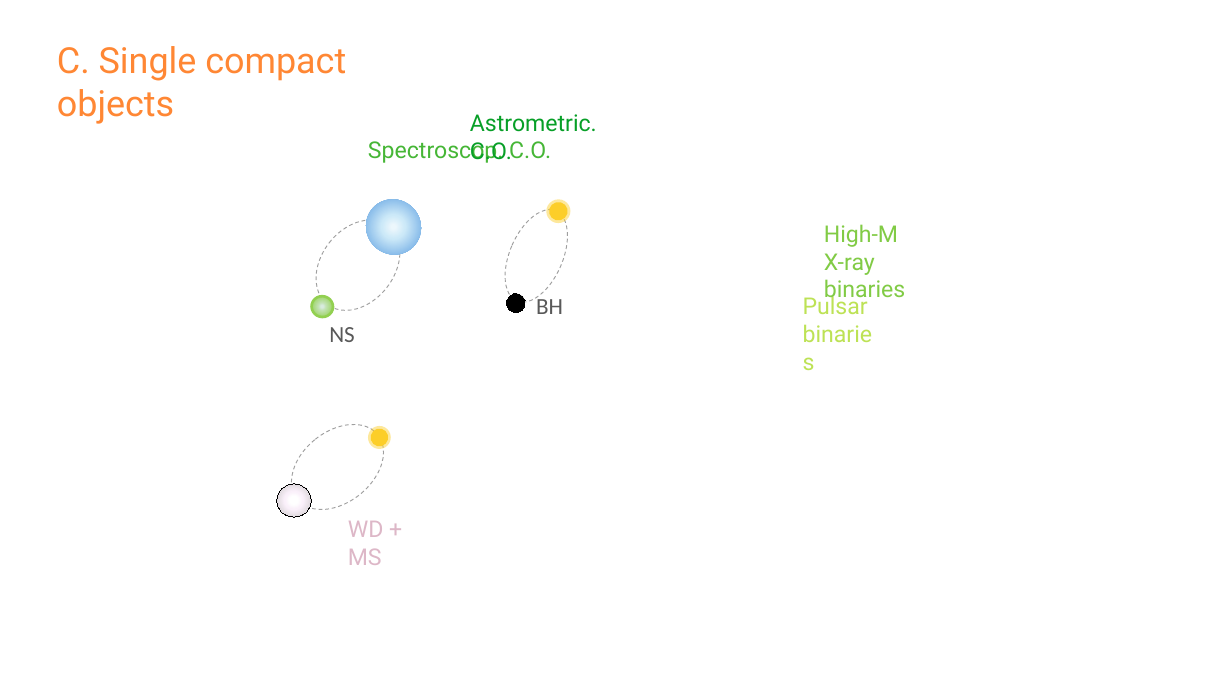
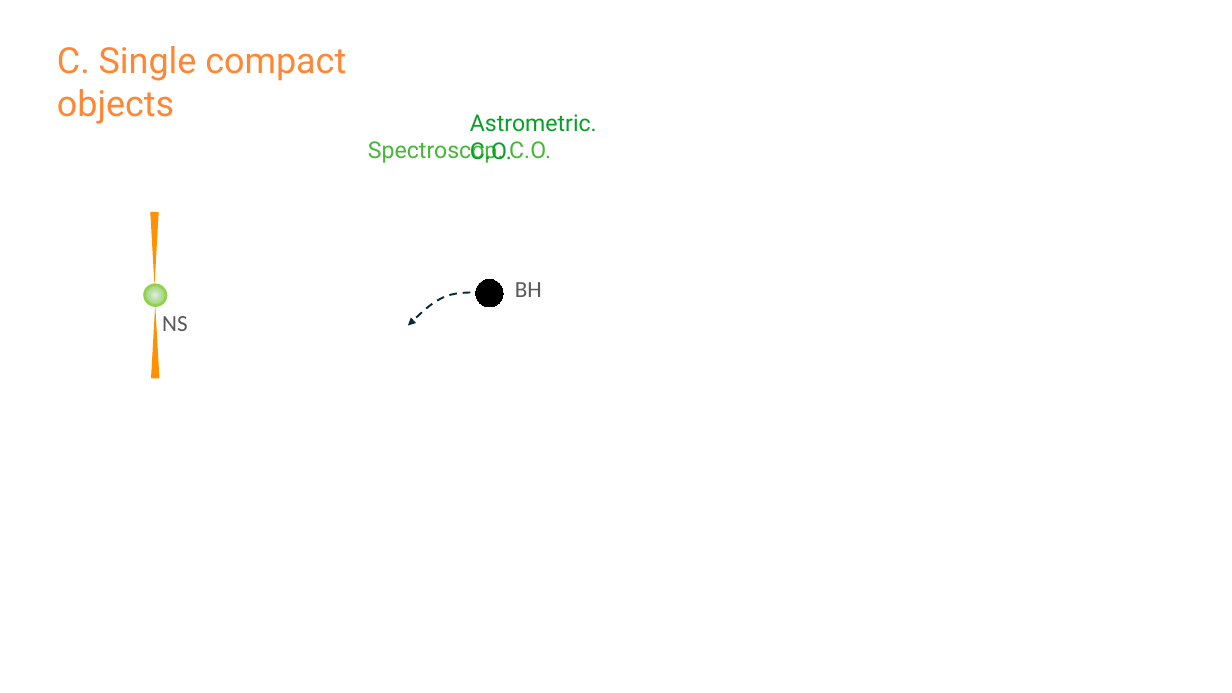
Before and after one commit to LiekeVanSon/liekevanson.github.io, a slide deck: slide 3 of bhns_card_images/phenomena/BH_NS_phenomena.pptx. Drawn at 1232x693 pixels with LibreOffice and Linux fonts; fonts in the diff are those of the drawing. Boxes give left, top, right and bottom in pixels: in the first picture for what was removed or moved away, otherwise in the second. Text is boxed around its words. In the diff, an @@ line names an element or a change of style, - is before the commit and + after.

```diff
--- a/bhns_card_images/phenomena/BH_NS_phenomena.pptx
+++ b/bhns_card_images/phenomena/BH_NS_phenomena.pptx
@@ ellipse removed at [299, 203, 418, 327] @@
@@ ellipse removed at [355, 188, 433, 266] @@
@@ ellipse removed at [493, 201, 580, 311] @@
@@ ellipse removed at [544, 197, 573, 226] @@
@@ ellipse removed at [547, 200, 569, 223] @@
@@ triangle added at [151, 212, 159, 286], fill #FF9102 @@
@@ text removed at [824, 224, 905, 303] @@
-High-M
-X-ray binaries
@@ ellipse: place and size @@
-ellipse at [309, 294, 335, 320]
+ellipse at [142, 282, 168, 308]
@@ freeform shape added at [408, 292, 470, 325], outline #092A39 1.5 pt dashed @@
@@ ellipse: place and size @@
-ellipse at [504, 292, 527, 314]
+ellipse at [473, 276, 507, 310]
@@ text "BH": place and size @@
-text "BH" at [536, 296, 563, 314]
+text "BH" at [515, 282, 542, 297]
@@ text removed at [803, 294, 868, 314] @@
-Pulsar
-binaries
@@ triangle added at [151, 305, 159, 379], fill #FF9102 @@
@@ text "NS": place and size @@
-text "NS" at [329, 327, 354, 342]
+text "NS" at [162, 316, 187, 331]
@@ group removed at [275, 407, 400, 527]: 4 ellipses @@
@@ text removed at [348, 521, 384, 565] @@
-WD + MS
```
Also in this commit, not shown: 3 other slides changed, 2 slides added, 21 other files.
